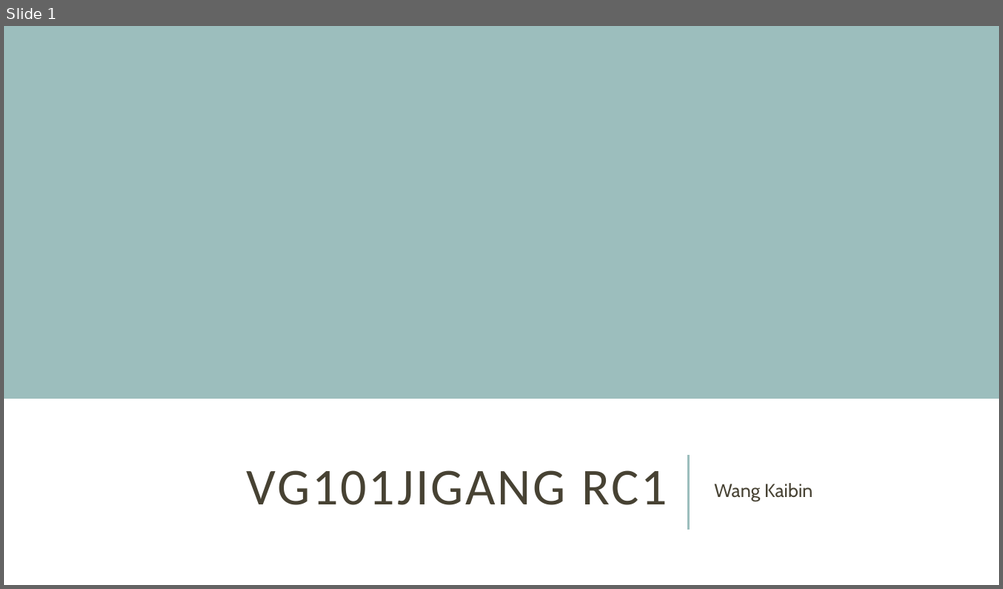
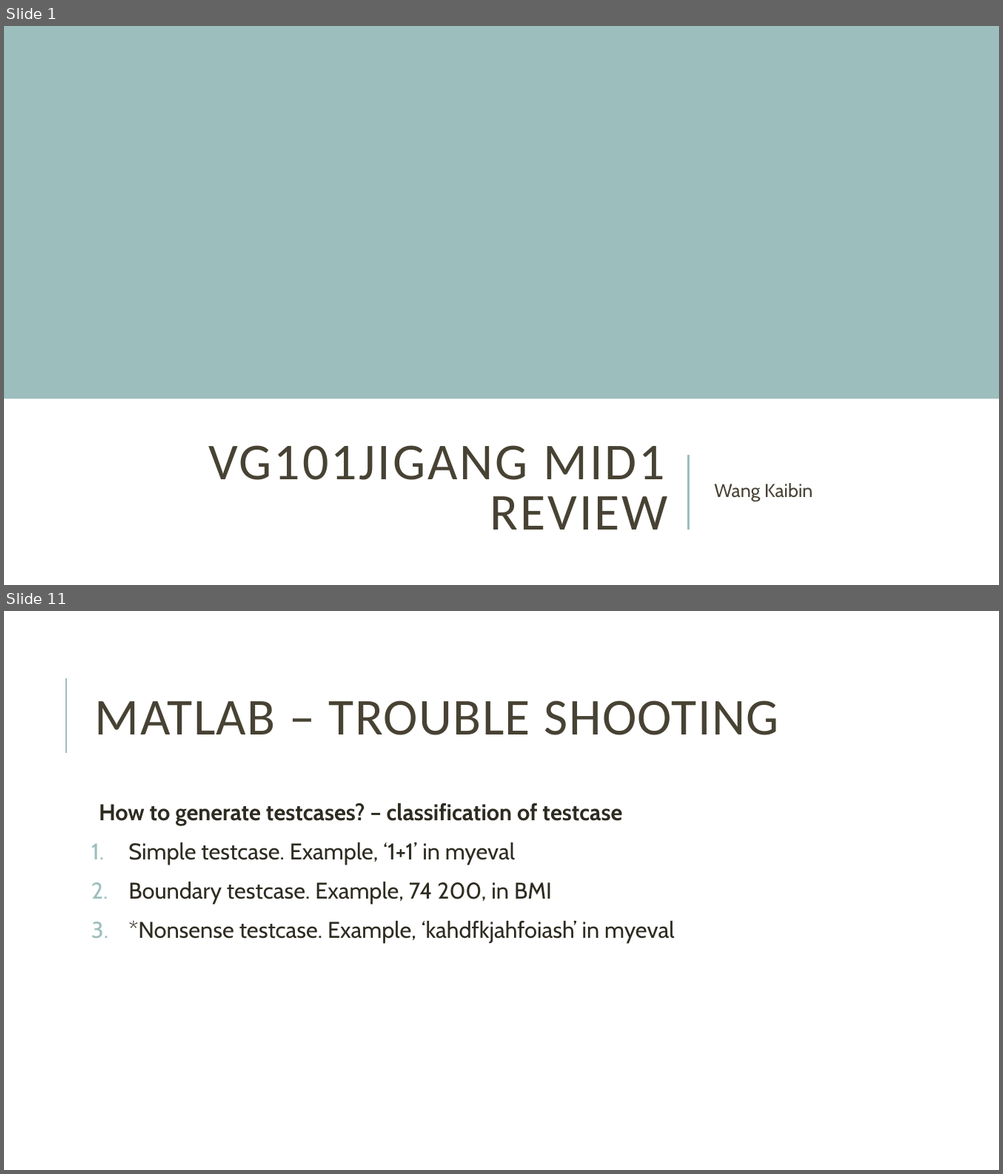
Before and after one commit to kevin-wang-2/Jigang-VG101-RC-for-Matlab, a slide deck: Big RC/VG101Jigang Mid1 WKB.pptx. Shown one above the other, each under a label of ours: slide 1 before the commit, slides 1 and 11 after it; the slides between them are not shown. The pictures are 1003x589 and 1003x1174 pixels, drawn with LibreOffice and Linux fonts; fonts in the diff are those of the drawing. Boxes give left, top, right and bottom in pixels: in the first picture for what was removed or moved away, otherwise in the second. Text is boxed around its words. In the diff, an @@ line names an element or a change of style, - is before the commit and + after.

```diff
--- a/Big RC/VG101Jigang Mid1 WKB.pptx
+++ b/Big RC/VG101Jigang Mid1 WKB.pptx
@@ slide 11 added at (x1=4, y1=611, x2=999, y2=1170), background #FFFFFF @@
@@ line added from (66, 753) to (66, 678), #9CBEBD 1.5 pt @@
@@ title added at (x1=95, y1=701, x2=779, y2=735), 50 pt, text #474233 @@
+MATLAB – TROUBLE SHOOTING
@@ text added at (x1=99, y1=803, x2=674, y2=943), 22 pt, text #2E2B21 @@
+  How to generate testcases? – classification of testcase
+1. Simple testcase. Example, ‘1+1’ in myeval
+2. Boundary testcase. Example, 74 200, in BMI
+3. *Nonsense testcase. Example, ‘kahdfkjahfoiash’ in myeval
@@ slide 1 changed as well @@
@@ title at (x1=208, y1=446, x2=668, y2=530): text changed @@
-VG101JIGANG RC1
+VG101JIGANG MID1 REVIEW
```
Also in this commit, not shown: 3 other slides changed, 11 other slides added, 18 slides removed.
